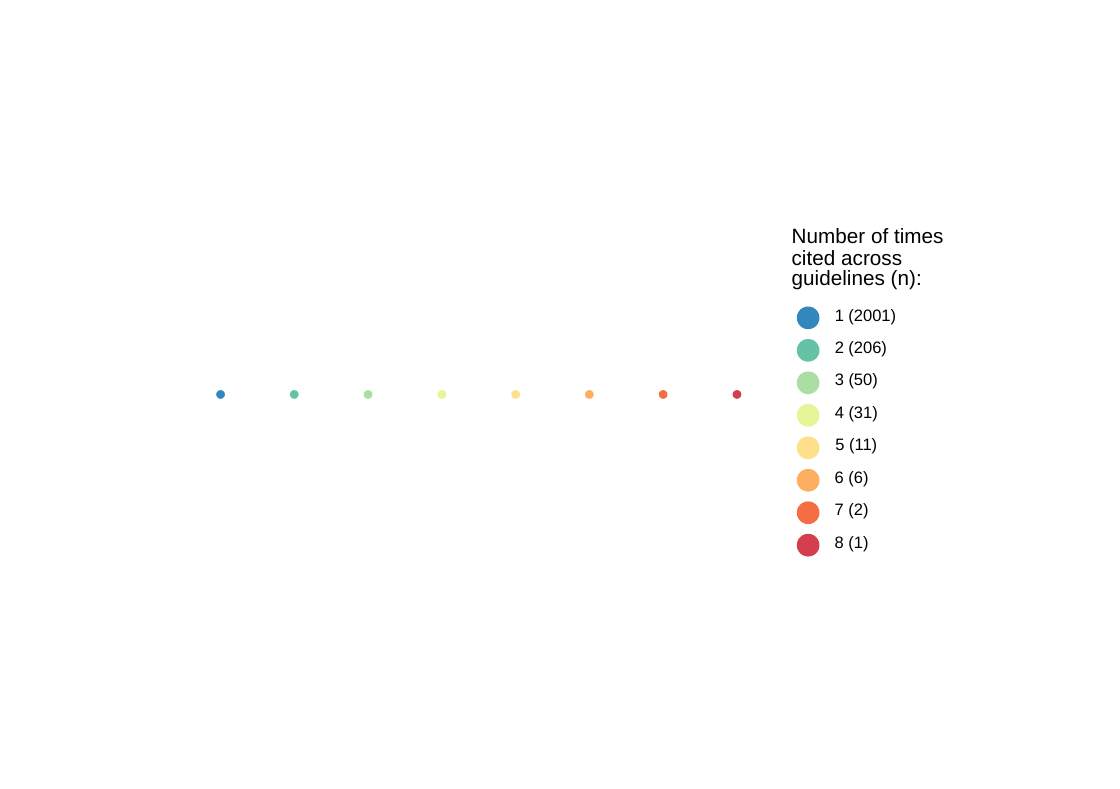
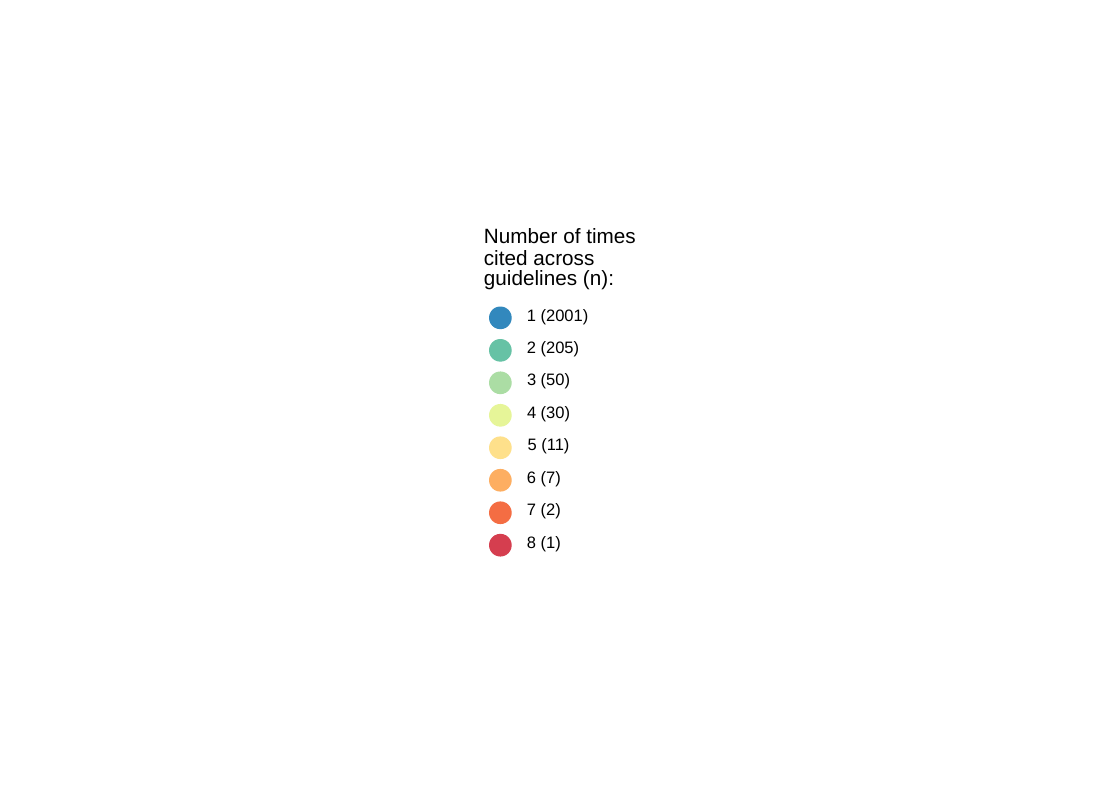
Before and after one commit to marissasmith8/Citation-Network-Analysis, a slide deck: slide 6 of outputs/legend_nrefs_paper.pptx (slide 5 before the commit). Drawn at 1120x789 pixels with LibreOffice and Linux fonts; fonts in the diff are those of the drawing. Boxes give left, top, right and bottom in pixels: in the first picture for what was removed or moved away, otherwise in the second. Text is boxed around its words. In the diff, an @@ line names an element or a change of style, - is before the commit and + after.

```diff
--- a/outputs/legend_nrefs_paper.pptx
+++ b/outputs/legend_nrefs_paper.pptx
@@ rectangle: place and size @@
-rectangle at bbox=[176, 165, 944, 626]
+rectangle at bbox=[68, 149, 1052, 642]
@@ text added at bbox=[527, 341, 579, 357], 8.8 pt, text #000000 @@
+2 (205)
@@ ellipse: place and size @@
-ellipse at bbox=[439, 391, 446, 398]
+ellipse at bbox=[490, 405, 512, 427]
@@ text added at bbox=[527, 406, 570, 421], 8.8 pt, text #000000 @@
+4 (30)
@@ ellipse: place and size @@
-ellipse at bbox=[512, 391, 519, 398]
+ellipse at bbox=[490, 437, 512, 459]
@@ text added at bbox=[527, 471, 561, 486], 8.8 pt, text #000000 @@
+6 (7)
@@ group removed at bbox=[217, 341, 886, 486]: 8 ellipses, 3 texts @@
-2 (206)
-4 (31)
-6 (6)
@@ 6 ellipses: place and size @@
-6 ellipses at bbox=[798, 307, 819, 557]
+6 ellipses at bbox=[490, 307, 512, 557]
@@ 8 texts: place and size @@
-8 texts at bbox=[792, 228, 943, 551]
+8 texts at bbox=[484, 228, 635, 551]
```
Also in this commit, not shown: 1 other slide changed, 2 slides added, 26 other files.
